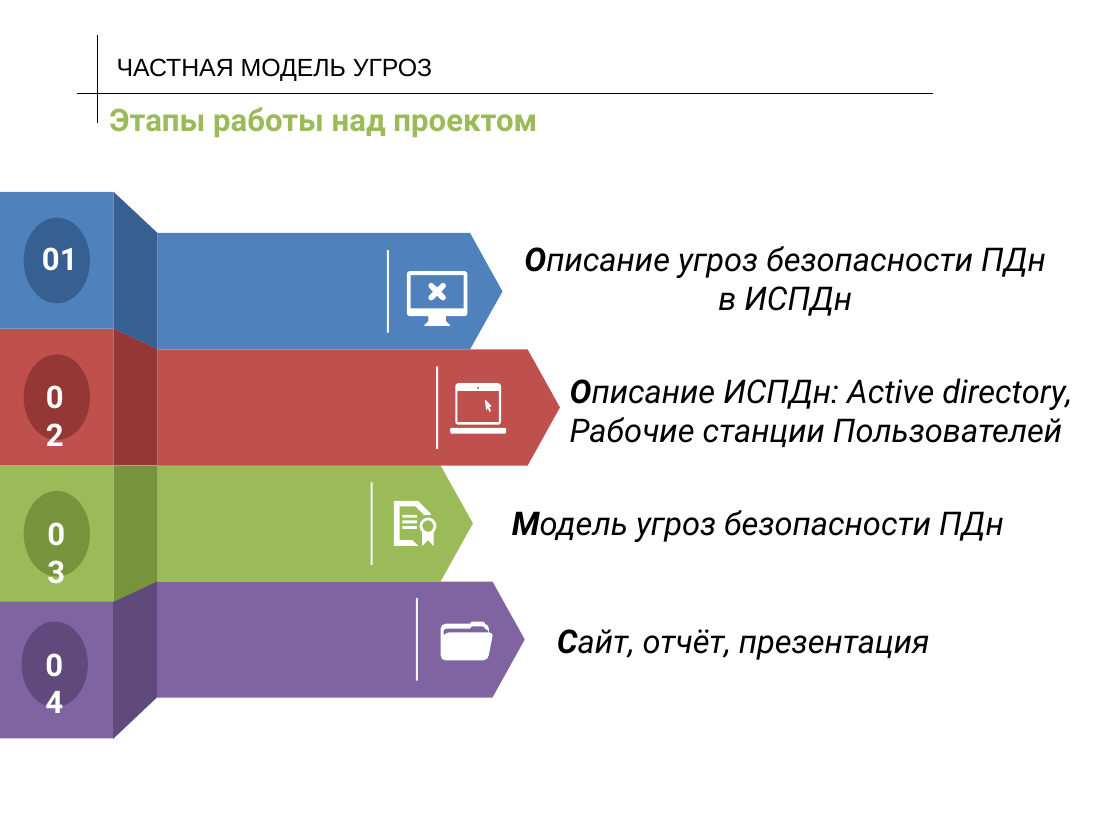
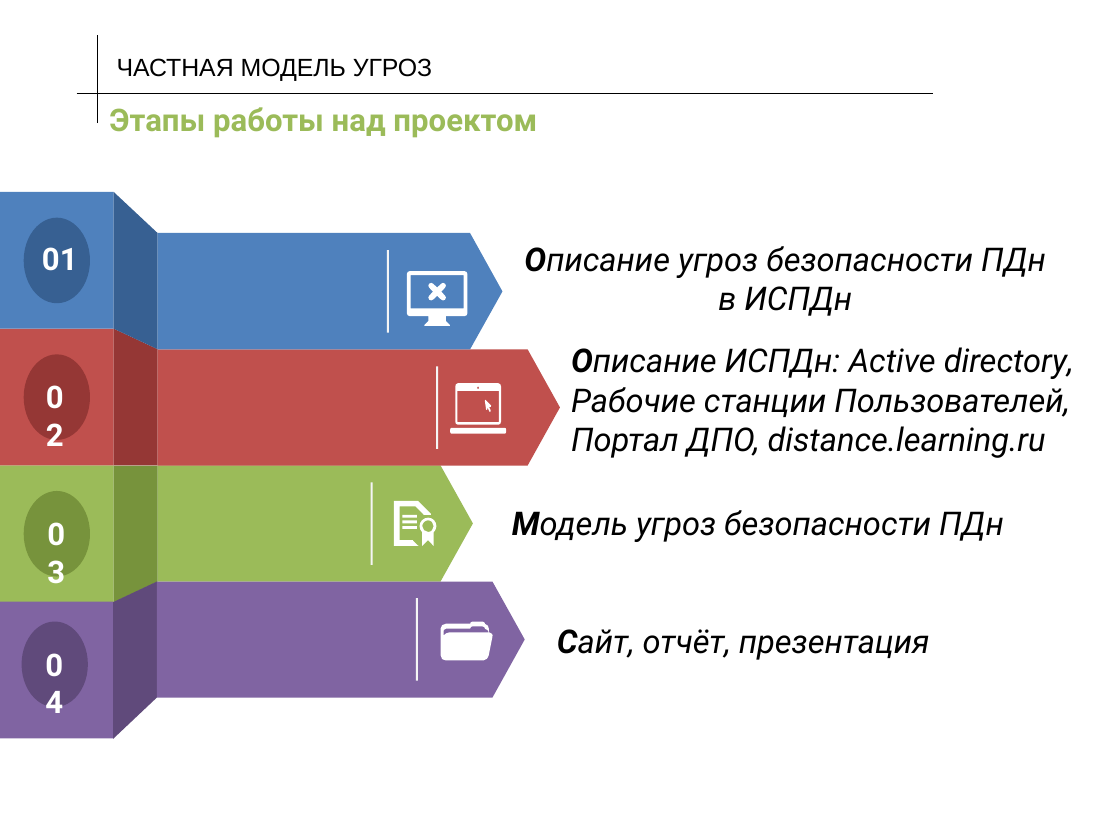
Before and after one commit to DTsapin/PD_6_Semestr, a slide deck: slide 4 of src/Презентация.pptx. Drawn at 1120x840 pixels with LibreOffice and Linux fonts; fonts in the diff are those of the drawing; background and template pictures are left out. Boxes give left, top, right and bottom in pixels: in the first picture for what was removed or moved away, otherwise in the second. Text is boxed around its words. In the diff, an @@ line names an element or a change of style, - is before the commit and + after.

Commit message:
Описание угроз безопасности ПДн distance.learning.ru = 9 часов

```diff
--- a/src/Презентация.pptx
+++ b/src/Презентация.pptx
@@ text at [571,347,1074,458]: text changed @@
-Описание ИСПДн: Active directory, Рабочие станции Пользователей
+Описание ИСПДн: Active directory, Рабочие станции Пользователей,
+Портал ДПО, distance.learning.ru
```
Also in this commit, not shown: 3 other files.
